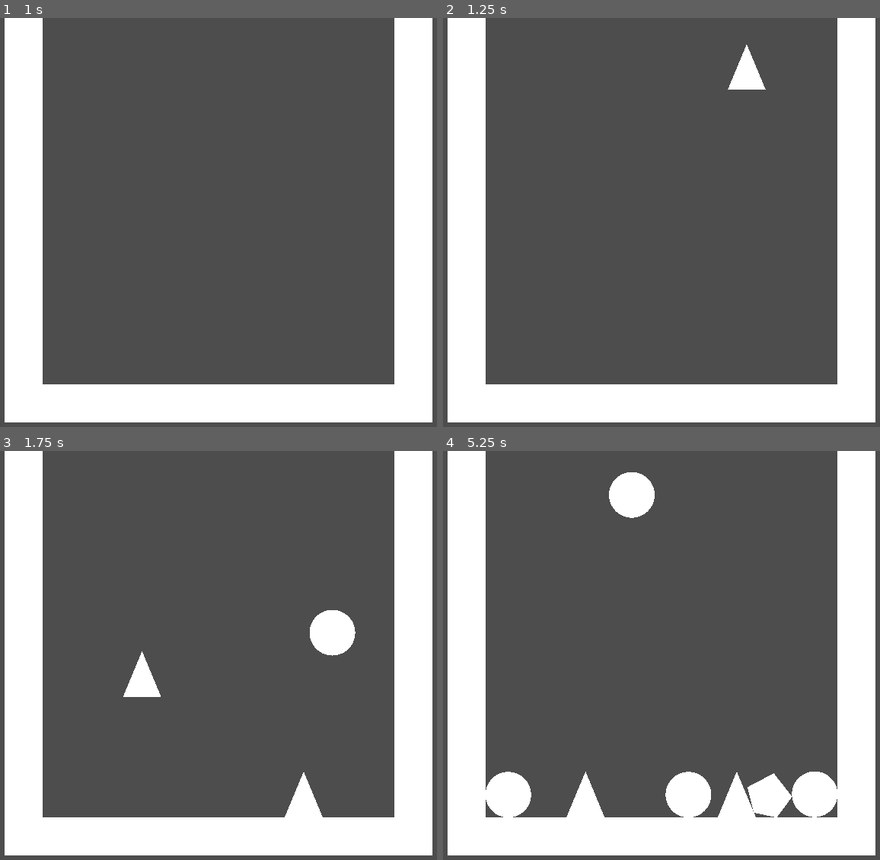
Above: before the commit, frames 1-4 (two rows, left to right).
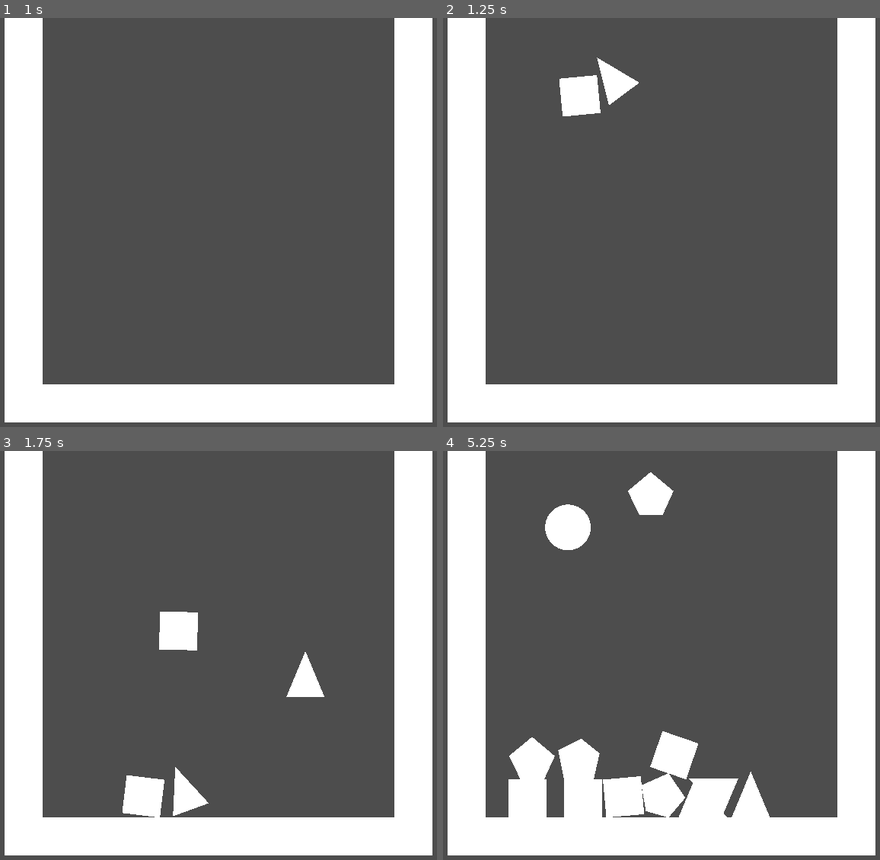
Above: after the commit, the same moments.

Repository: G-U-T-S/theana_jam
Game: Godot game, scene res://Scenes/main.tscn
Same seed, same stepped clock (60 frames per second), same inputs: the game is played once before the commit and once after it.
Inputs:
- Up to frame 1 (1 s): tap Enter (ui_accept) at 0.5, 0.77 s
- Up to frame 2 (1.25 s): no input
- Up to frame 3 (1.75 s): tap Enter (ui_accept) at 1.52 s
- Up to frame 4 (5.25 s): tap Enter (ui_accept) at 3.02, 3.77, 4.52 s

Frame 1 is identical in both runs. In frame 2, 1.8% of the frame differs, in the area x 26-74%, y 6-25%; in frame 3, 4.5%; in frame 4, 8.8%, in the area x 9-91%, y 5-90%.
Error before the commit: Attempt to call function 'instantiate' in base 'null instance' on a null instance. (res://Scripts/shape_spawn.gd:20)

Commit message:
Update shape_spawn.gd
só arrumei o load do square

Diff:
--- a/Scripts/shape_spawn.gd
+++ b/Scripts/shape_spawn.gd
@@ -6,7 +6,7 @@
 var SHAPES: Dictionary = {
 	"circle": load("res://Scenes/circle_shape.tscn"),
 	"triangle": load("res://Scenes/triangle_shape.tscn"),
-	"square": load("res://Scenes/square.tscn"),
+	"square": load("res://Scenes/square_shape.tscn"),
 	"pentagon": load("res://Scenes/pentagon_shape.tscn")
 }
 
